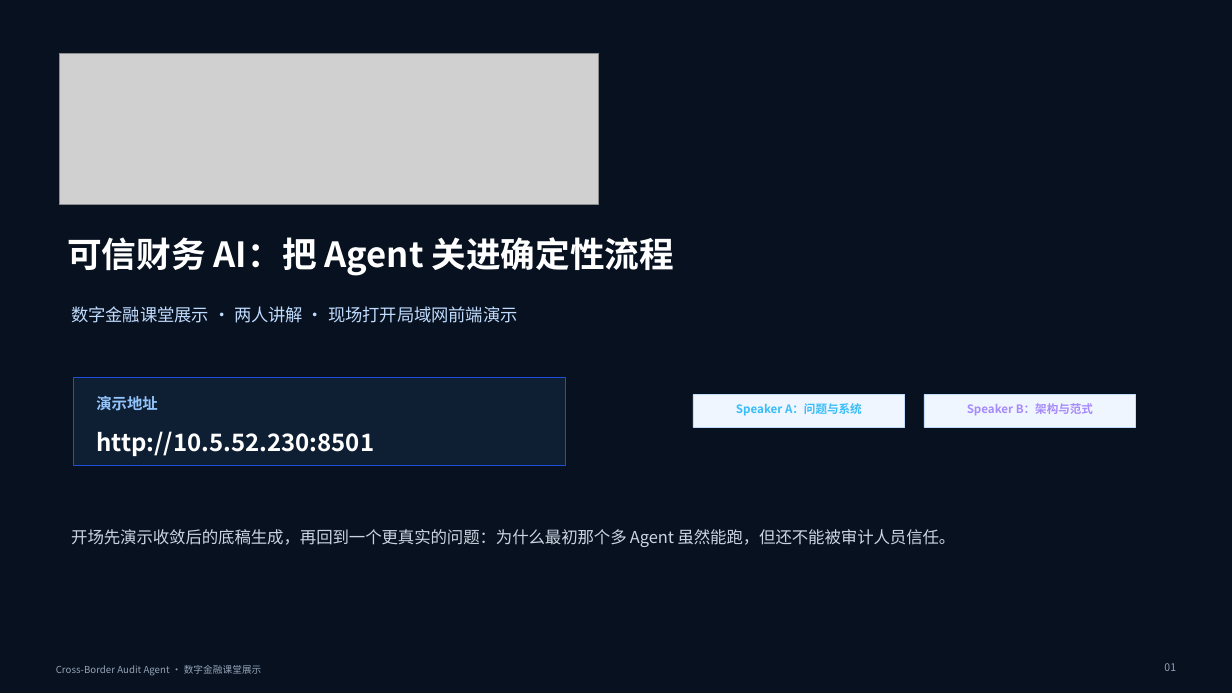
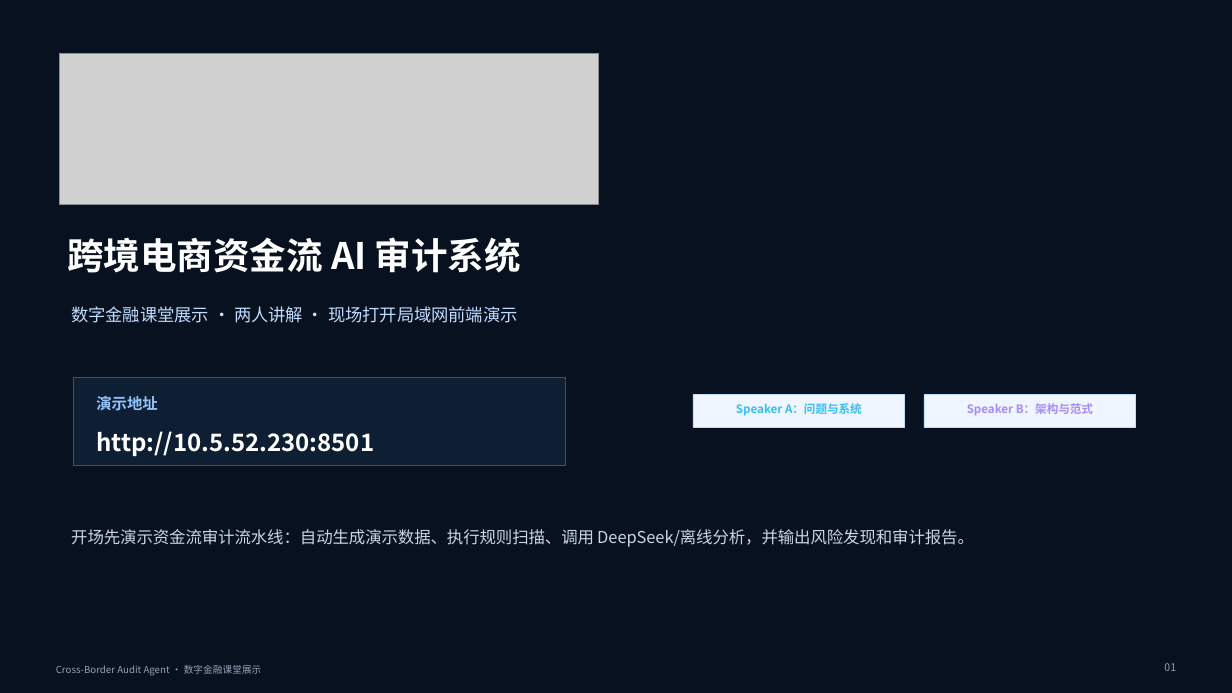
Before and after one commit to wangzichang224-design/cross_border_audit_agent, a slide deck: slide 1 of deliverables/cross-border-audit-agent-class-demo.pptx. Drawn at 1232x693 pixels with LibreOffice and Linux fonts; fonts in the diff are those of the drawing; grey boxes stand for pictures. Boxes give left, top, right and bottom in pixels: in the first picture for what was removed or moved away, otherwise in the second. Text is boxed around its words. In the diff, an @@ line names an element or a change of style, - is before the commit and + after.

```diff
--- a/deliverables/cross-border-audit-agent-class-demo.pptx
+++ b/deliverables/cross-border-audit-agent-class-demo.pptx
@@ text at (x1=67, y1=237, x2=521, y2=273): text changed; size 27 to 28.5 pt @@
-可信财务 AI：把 Agent 关进确定性流程
+跨境电商资金流 AI 审计系统
@@ text at (x1=71, y1=529, x2=974, y2=547): text changed @@
-开场先演示收敛后的底稿生成，再回到一个更真实的问题：为什么最初那个多 Agent 虽然能跑，但还不能被审计人员信任。
+开场先演示资金流审计流水线：自动生成演示数据、执行规则扫描、调用 DeepSeek/离线分析，并输出风险发现和审计报告。
```
Also in this commit, not shown: 8 other slides changed, 13 other files.
